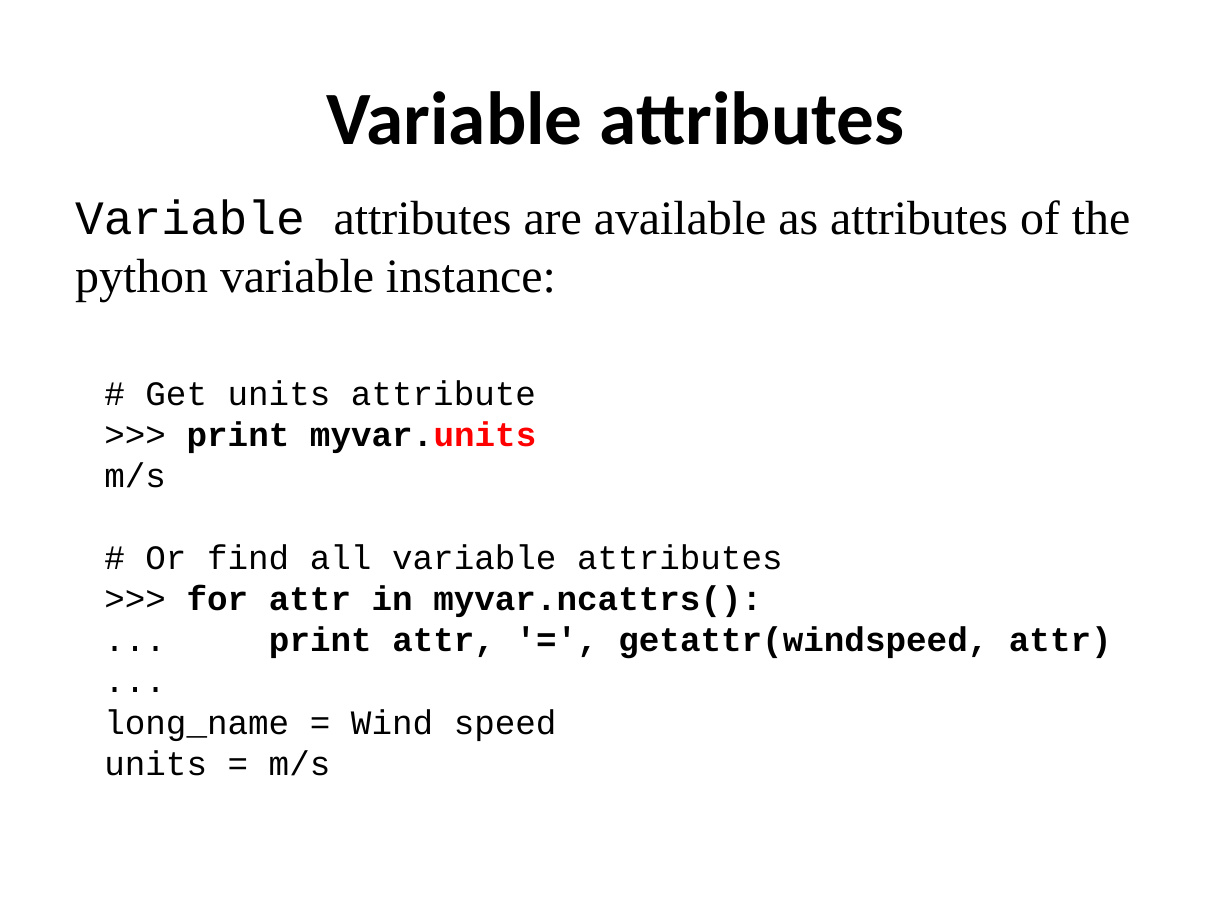
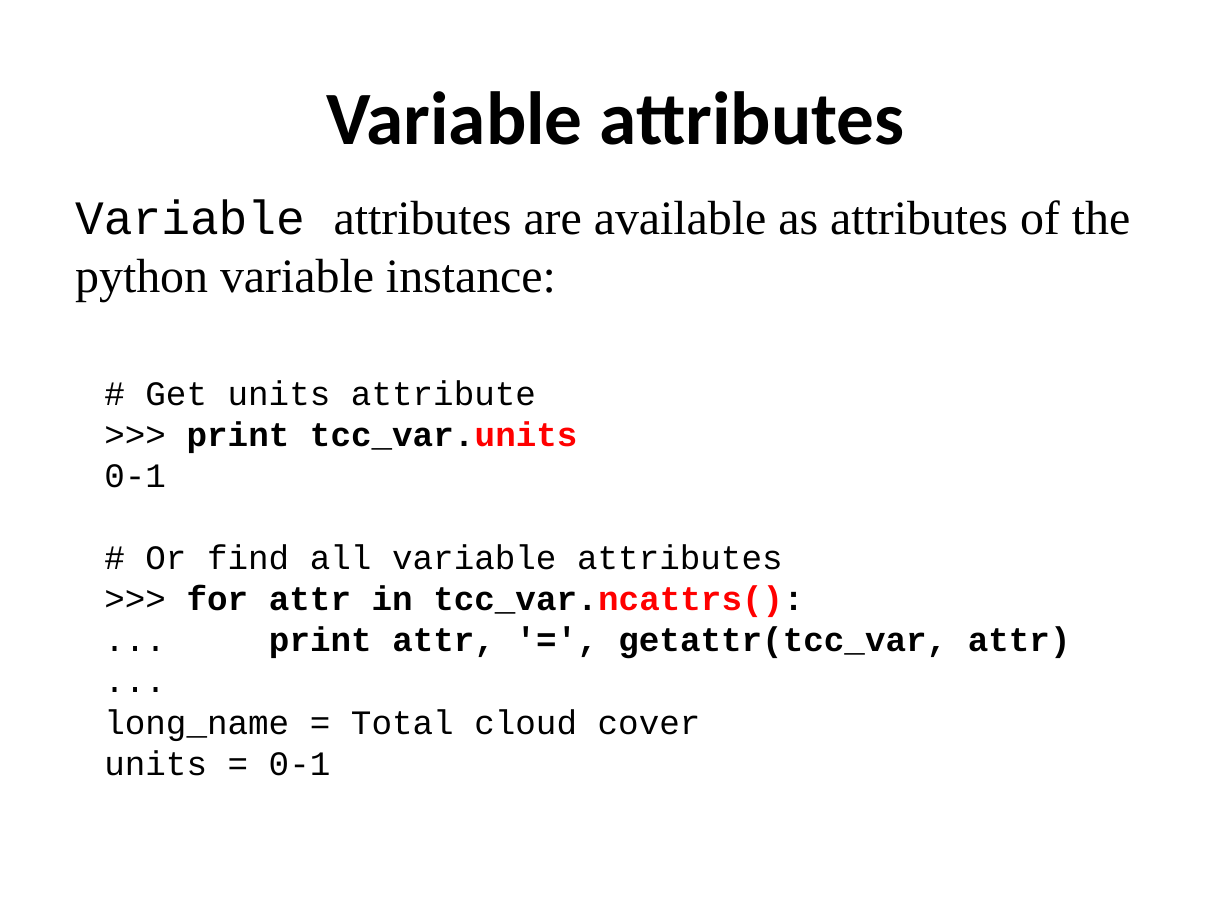
Before and after one commit to ncasuk/ncas-isc, a slide deck: slide 8 of python/presentations/read_write_data/10_read_netcdf_python.ppt. Drawn at 1232x924 pixels with LibreOffice and Linux fonts; fonts in the diff are those of the drawing; background and template pictures are left out. Boxes give left, top, right and bottom in pixels: in the first picture for what was removed or moved away, otherwise in the second. Text is boxed around its words. In the diff, an @@ line names an element or a change of style, - is before the commit and + after.

```diff
--- a/python/presentations/read_write_data/10_read_netcdf_python.ppt
+++ b/python/presentations/read_write_data/10_read_netcdf_python.ppt
@@ text at (x1=104, y1=421, x2=577, y2=488): text changed @@
->>> print myvar.units
-m/s
+>>> print tcc_var.units
+0-1
@@ text at (x1=187, y1=585, x2=1071, y2=659): text changed @@
->>> for attr in myvar.ncattrs():
-... print attr, '=', getattr(windspeed, attr)
+>>> for attr in tcc_var.ncattrs():
+... print attr, '=', getattr(tcc_var, attr)
@@ text at (x1=104, y1=709, x2=701, y2=776): text changed @@
-long_name = Wind speed
-units = m/s
+long_name = Total cloud cover
+units = 0-1
```
Also in this commit, not shown: 3 other slides changed, 11 other files.
